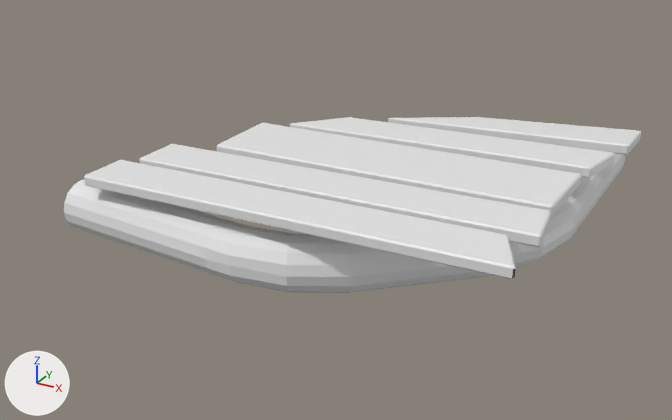
The FBX model Assets/3D models/new/Pipe_corner1.fbx: old version first, new version second.
Before and after are seen from a 50 mm camera at (7.6, -21.5, 14.3) aimed at (-9.0, 8.6, -0.8). Lighting does not change. The marker at lower left points along +X, +Y and +Z. Where no turn or scale is listed for an object, it has been applied to the vertices.

The first picture shows 'corner_one'.
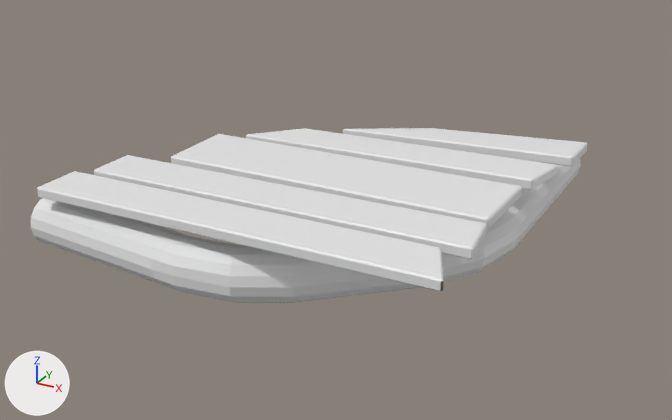
Boxes (x1, y1, x2, y2) around the edits, measured in the pictures (672 x 420 px):
'corner_one', reshaped, moved: before (64, 117, 641, 293); after (31, 128, 587, 303)
part 1 of me_circle_008, cut back: before (64, 180, 229, 274); after (31, 198, 176, 284)
part 2 of me_circle_008, cut back: before (571, 154, 625, 226); after (512, 158, 581, 237)

Edits to the bpy script that builds the scene:
```text
Change me_circle_008:
    used by ob_corner_one; location = (-5.82, 7.52, 0.67)
    remove me_circle_008.from_pydata(...)  # 328 vertices, 322 faces; spans x -11.2..7.1, y -6.2..10.3, z -1.7..1.6
    add me_circle_008.from_pydata(...)  # 296 vertices, 290 faces; spans x -10.6..7.1, y -6.2..11.0, z -1.7..1.6
    me_circle_008 part 1
    32 vertices are removed from x -11.2..-10.2, y -5.7..-3.7, z -1.7..0.3
    32 faces are deleted
    7 vertices are added at x -10.6..-10.4, y -5.6..-3.7, z -1.6..0.3
    9 new vertices lie (-6.3, 0.5, 0.0) away from vertices in x -4.3..-4.1, y -6.2..-4.3, z -1.7..0.3
    16 new faces join them, mat_metal (white #e7e7e7)
    me_circle_008 part 2
    32 vertices are removed from x 4.1..6.1, y 9.4..10.3, z -1.7..0.3
    32 faces are deleted
    16 new vertices lie (0.0, 7.7, 0.0) away from vertices in x 4.1..6.1, y 3.3, z -1.7..0.3
    16 new faces join them, mat_metal (white #e7e7e7)
Change ob_corner_one:
    ob_corner_one.location: (-5.82, 7.52, 0.67) -> (-7.76, 7.03, 0.0)
```
